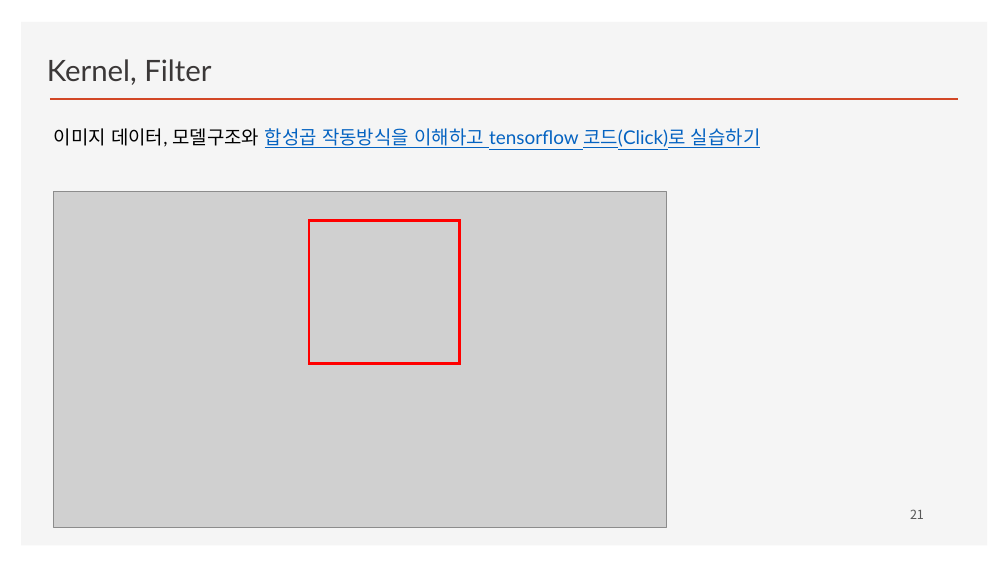
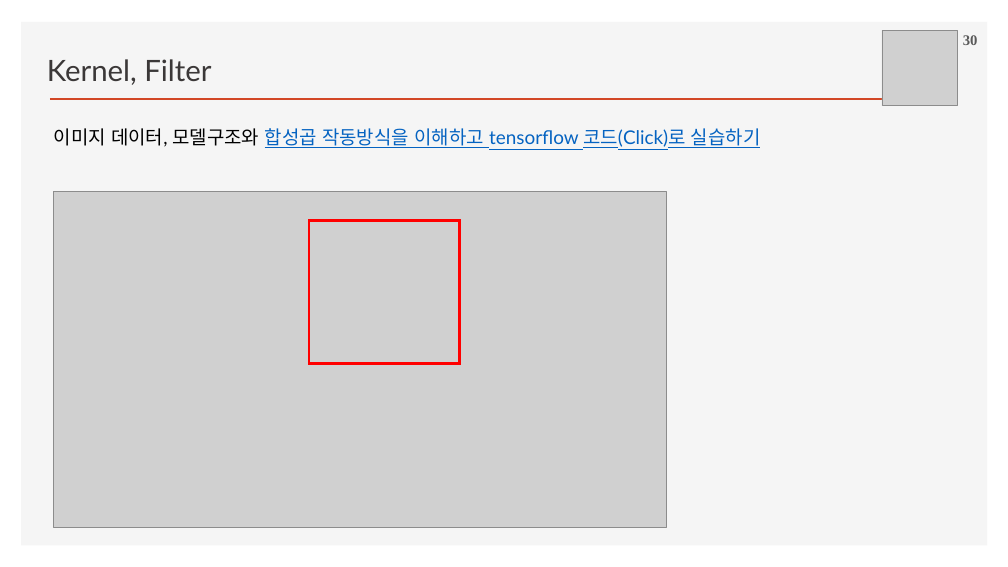
Before and after one commit to ancestor9/2026_Fall_Deep-Learning-with-Python, a slide deck: slide 30 of Chapter 08 Image Classification.pptx (slide 21 before the commit). Drawn at 1008x567 pixels with LibreOffice and Linux fonts; fonts in the diff are those of the drawing; grey boxes stand for pictures; background and template pictures are left out. Boxes give left, top, right and bottom in pixels: in the first picture for what was removed or moved away, otherwise in the second. Text is boxed around its words. In the diff, an @@ line names an element or a change of style, - is before the commit and + after.

```diff
--- a/Chapter 08 Image Classification.pptx
+++ b/Chapter 08 Image Classification.pptx
@@ picture added at [882, 30, 958, 106] @@
@@ page number added at [963, 35, 978, 45], 14 pt, text #595959, bold @@
+30
@@ page number removed at [910, 509, 924, 519] @@
-21
```
Also in this commit, not shown: 33 other slides changed, 5 slides added, 4 slides removed.
